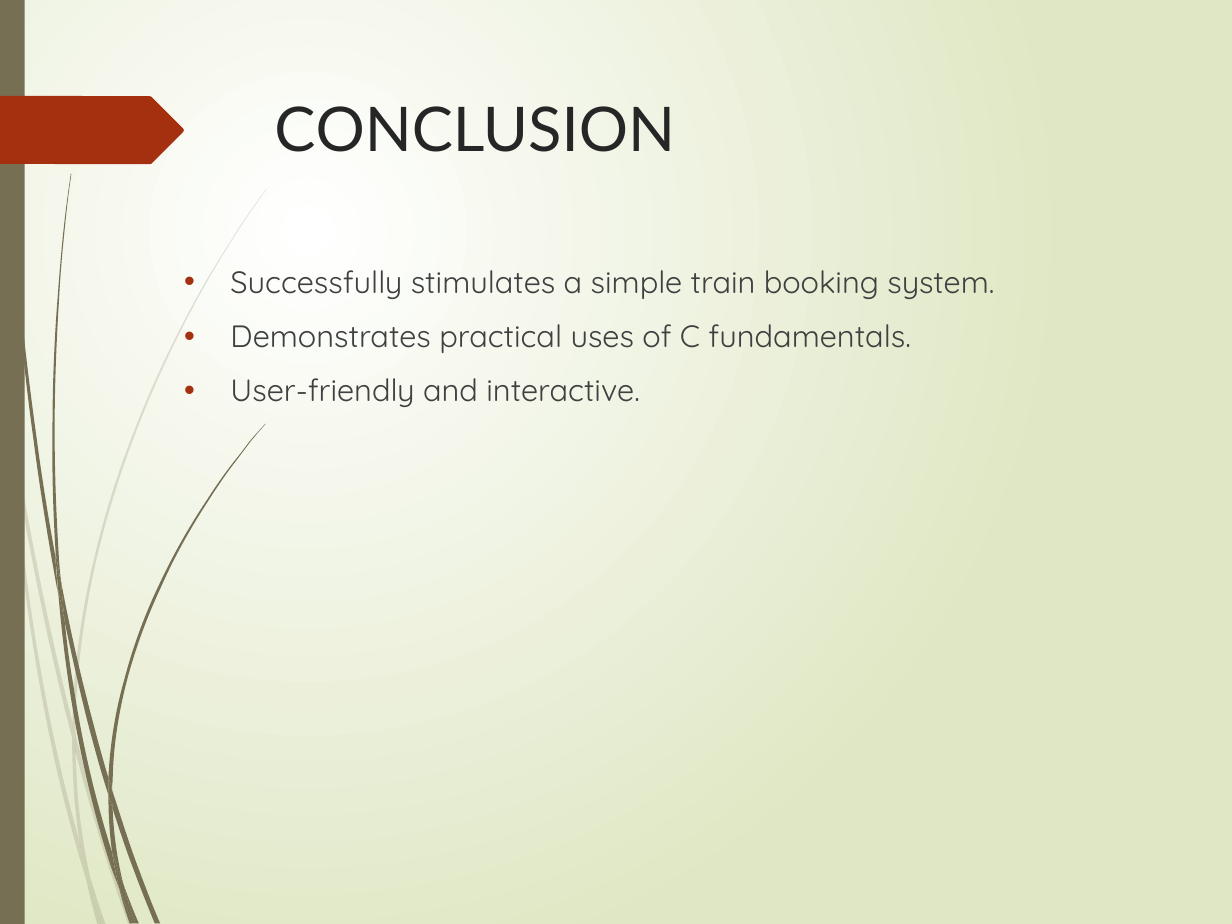
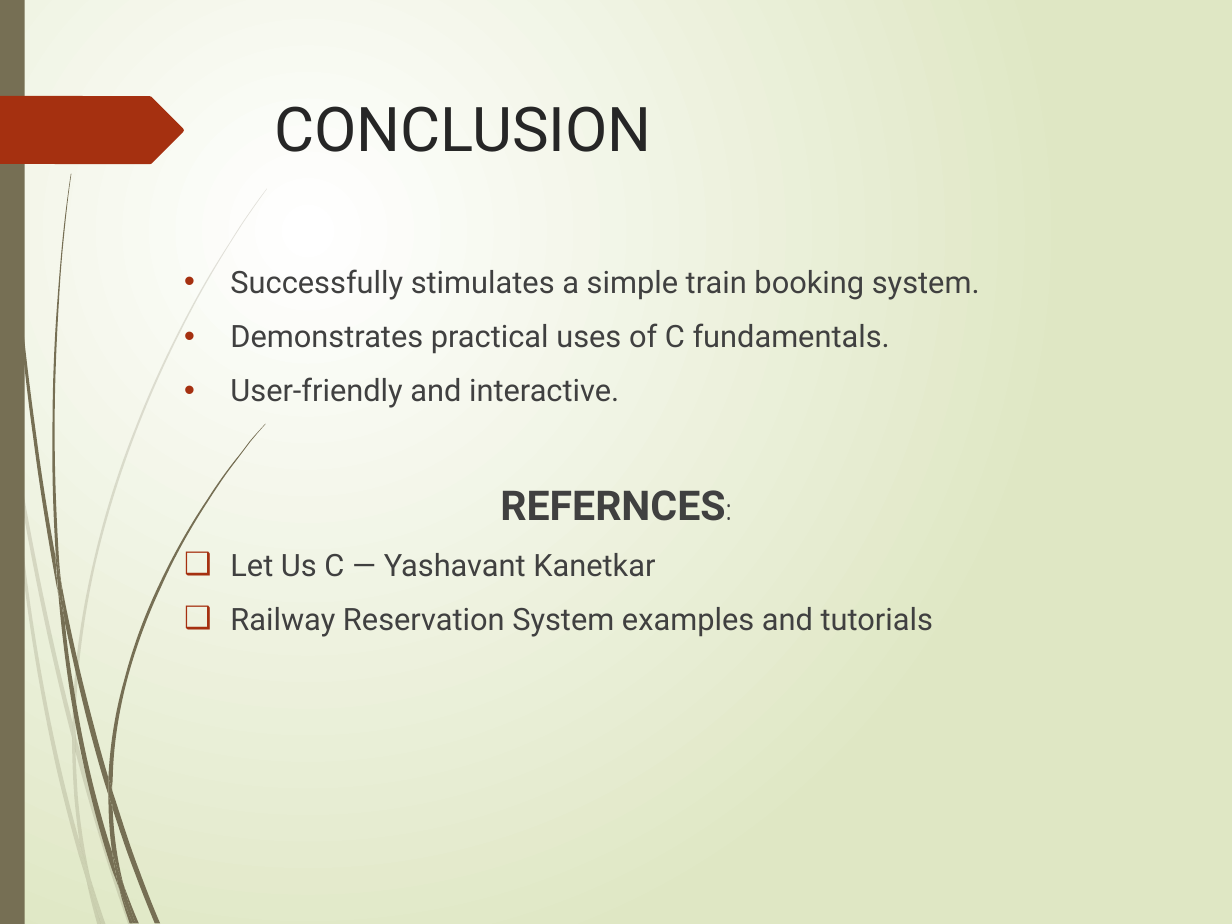
Before and after one commit to Sarah-kundu/Project-, a slide deck: slide 8 of Project/Project_Presentation_Sarah_Kundu.pptx (slide 6 before the commit). Drawn at 1232x924 pixels with LibreOffice and Linux fonts; fonts in the diff are those of the drawing. Boxes give left, top, right and bottom in pixels: in the first picture for what was removed or moved away, otherwise in the second. Text is boxed around its words. In the diff, an @@ line names an element or a change of style, - is before the commit and + after.

```diff
--- a/Project/Project_Presentation_Sarah_Kundu.pptx
+++ b/Project/Project_Presentation_Sarah_Kundu.pptx
@@ title "CONCLUSION" at (x1=274, y1=106, x2=651, y2=152): font Lato to Roboto @@
@@ text at (x1=230, y1=269, x2=980, y2=408): font Quicksand to Roboto in "Successfully stimulates a simple train booking system.", "Demonstrates practical uses of C fundamentals.", "User-friendly and interactive." @@
@@ text at (x1=230, y1=490, x2=933, y2=637): paragraphs added @@
+REFERNCES:
+❑ Let Us C — Yashavant Kanetkar
+❑ Railway Reservation System examples and tutorials
```
Also in this commit, not shown: 3 other slides changed, 4 slides added, 2 slides removed.
